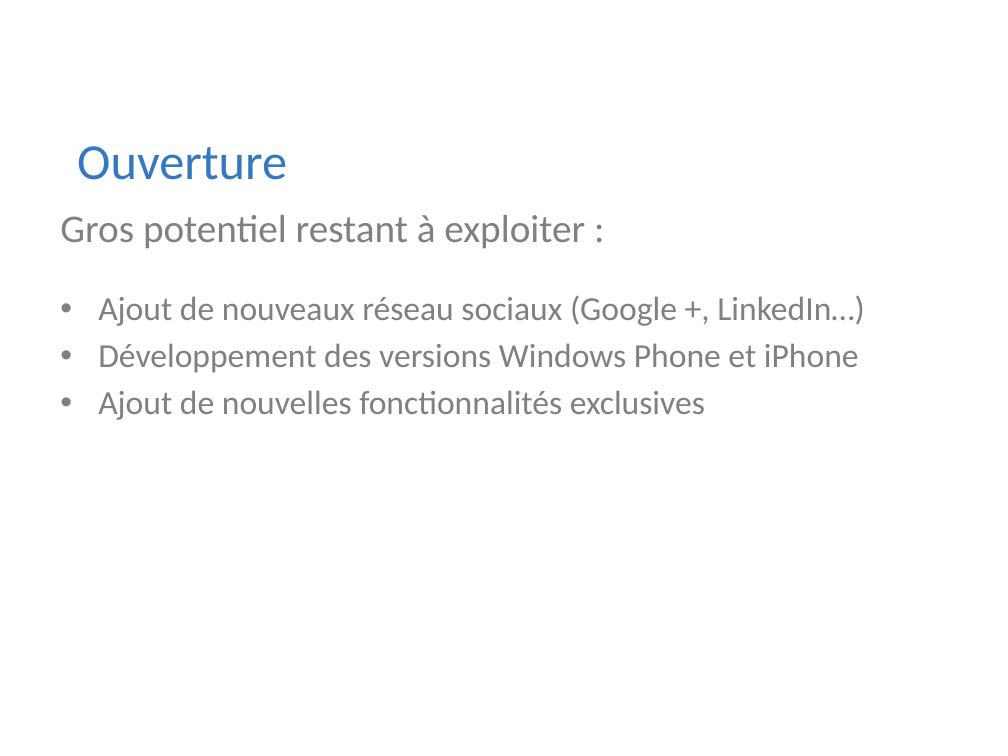
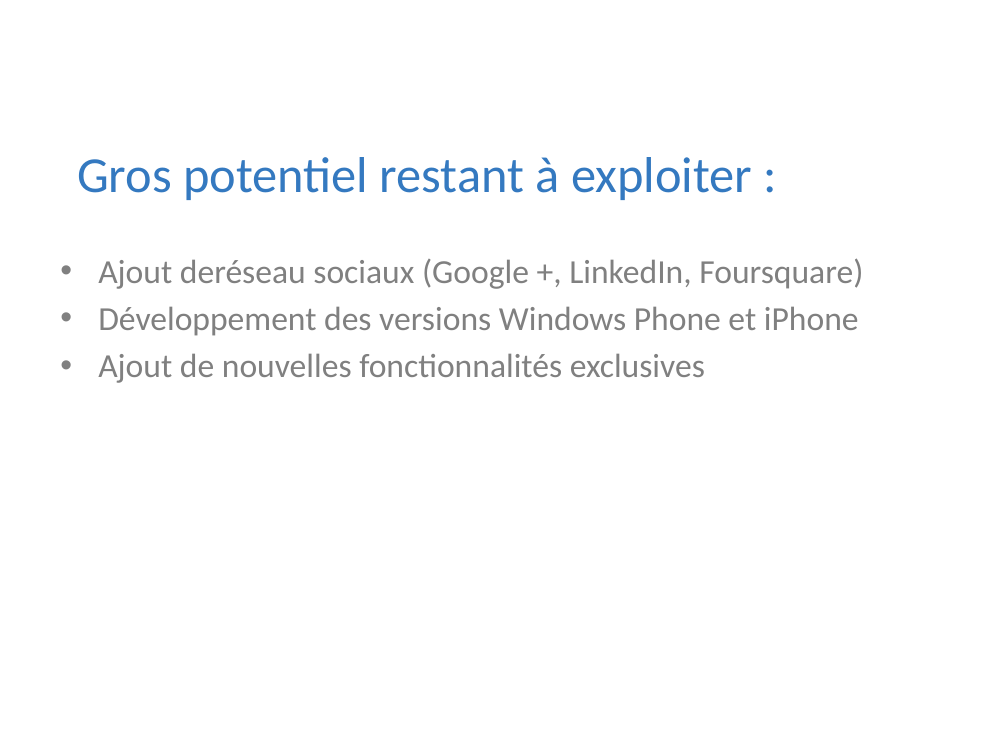
Before and after one commit to Riges/eip-silverlight, a slide deck: slide 17 of Docs/eip 10.09.11/myNETwork.pptx. Drawn at 1008x756 pixels with LibreOffice and Linux fonts; fonts in the diff are those of the drawing; background and template pictures are left out. Boxes give left, top, right and bottom in pixels: in the first picture for what was removed or moved away, otherwise in the second. Text is boxed around its words. In the diff, an @@ line names an element or a change of style, - is before the commit and + after.

```diff
--- a/Docs/eip 10.09.11/myNETwork.pptx
+++ b/Docs/eip 10.09.11/myNETwork.pptx
@@ text "Gros potentiel restant à exploiter ...": place and size @@
-text "Gros potentiel restant à exploiter ..." at (60, 215, 585, 248)
+text "Gros potentiel restant à exploiter ..." at (77, 157, 752, 200)
@@ text "Gros potentiel restant à exploiter ..." at (77, 157, 752, 200): size 28 to 36 pt, text colour #808080 to #3479C0; indent changed; less space between paragraphs; vertical alignment top to middle @@
@@ text removed at (77, 146, 287, 180) @@
-Ouverture
@@ text "Ajout deréseau sociaux (Google +, ...": place and size @@
-text "Ajout deréseau sociaux (Google +, ..." at (98, 295, 864, 420)
+text "Ajout deréseau sociaux (Google +, ..." at (98, 258, 863, 383)
@@ text at (98, 258, 863, 289): text changed @@
-• Ajout de nouveaux réseau sociaux (Google +, LinkedIn…)
+• Ajout deréseau sociaux (Google +, LinkedIn, Foursquare)
```
Also in this commit, not shown: 2 other slides changed, 2 slides removed.
